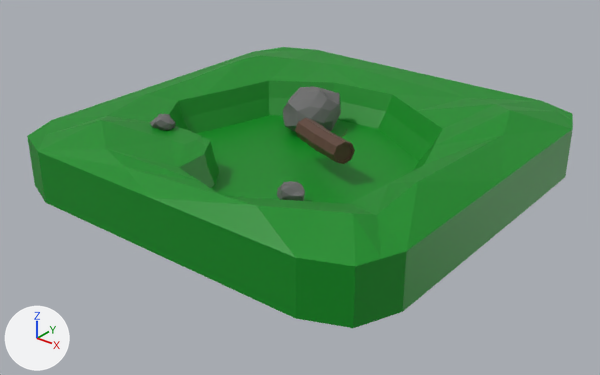
Two versions of the glTF model public/models/pond.glb, one commit apart.
Rendered twice from a 50 mm lens placed at (6.97, -8.85, 4.46), pointed at (0.09, -0.26, -0.87). The axes (+X, +Y, +Z) are drawn at lower left. The lights are the same throughout. Where no turn or scale is listed for an object, it has been applied to the vertices.

In view in the first picture: 'log_0', 'pond_0', 'rocks_0'.
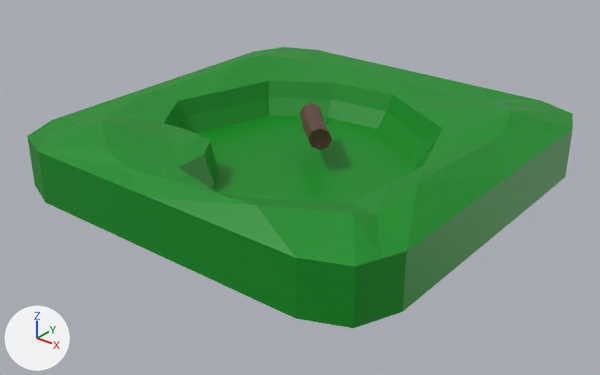
Boxes (x1, y1, x2, y2) around the edits, measured in the pictures (600 x 375 px):
'rocks_0', deleted: before (150, 87, 341, 201)
'log_0', moved, turned: before (295, 118, 355, 164); after (300, 103, 332, 150)

The edits, one by one:
Object 'log_0' (ob_log_0) moves from (0.0, 0.0, 0.0) to (0.0, 3.379, 0.941).
Object 'log_0' (ob_log_0) turns from (0, 0, 0) to (24, 0, 0) degrees about x, y and z.
Object 'rocks_0' (ob_rocks_0) is deleted.
